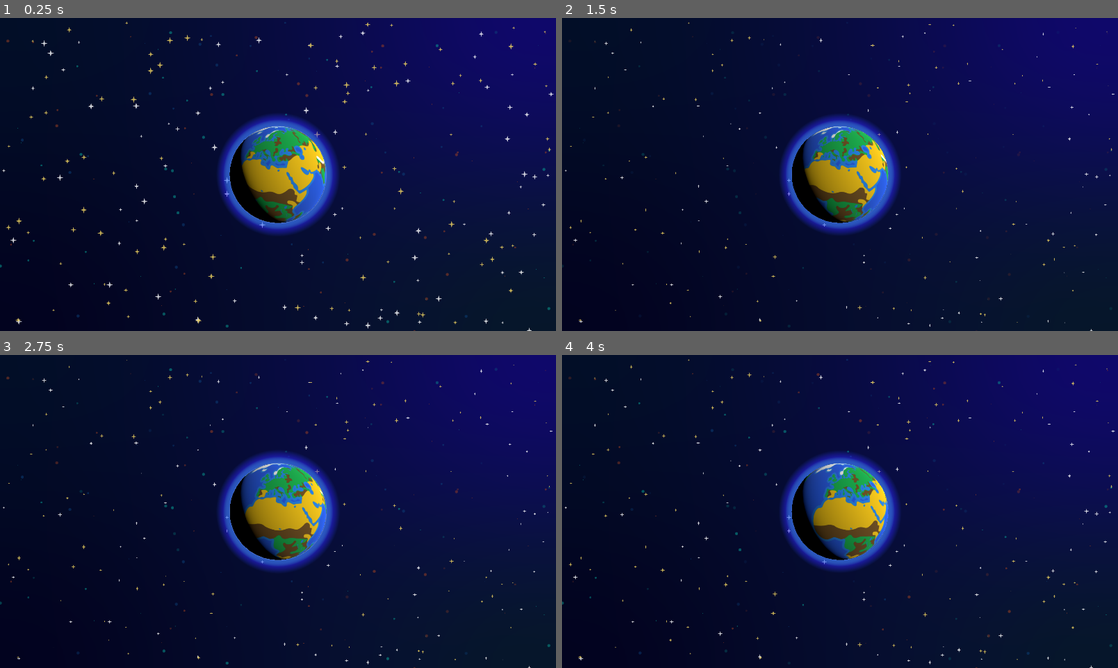
Above: before the commit, frames 1-4 (two rows, left to right).
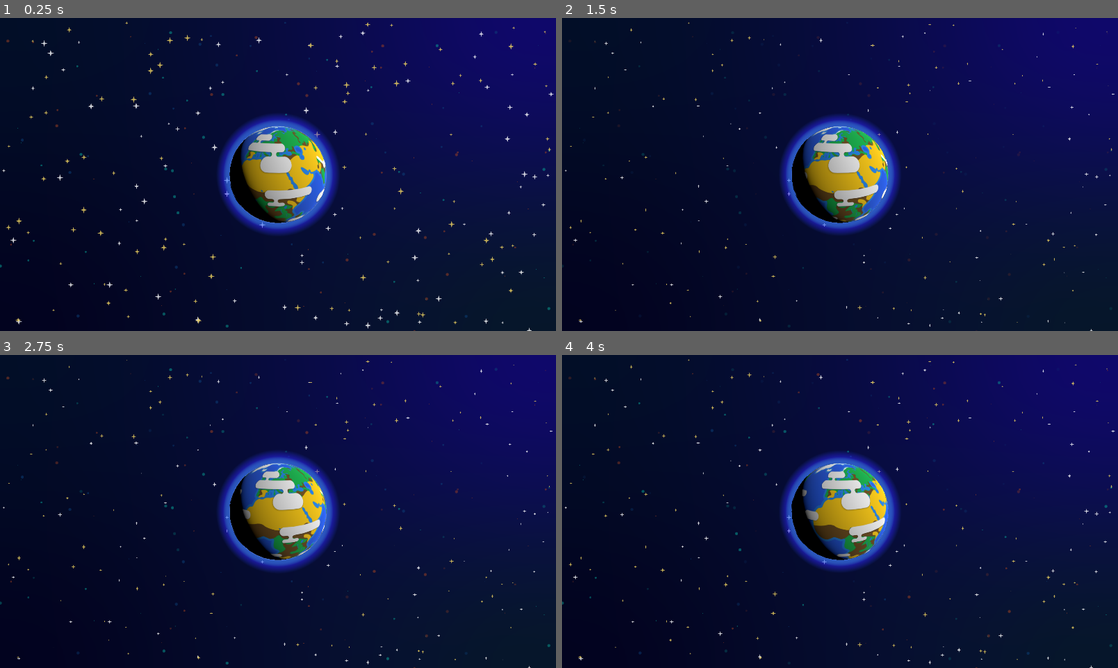
Above: after the commit, the same moments.

Repository: Assasquid/space_junkers
Game: Godot game, scene res://level.tscn
The game is run twice, just before and just after one commit, with the same random seed, the same clock (stepped at 60 frames per second) and the same inputs.
Inputs (mouse positions are in pixels of both pictures, inside the frame that each line leads up to):
- Up to frame 1 (0.25 s): no input
- Up to frame 2 (1.5 s): move the mouse to (962, 158) at 0.52 s; move the mouse to (728, 190) at 1.27 s
- Up to frame 3 (2.75 s): move the mouse to (333, 442) at 2.02 s
- Up to frame 4 (4 s): move the mouse to (812, 574) at 2.77 s; move the mouse to (1006, 558) at 3.52 s

The runs differ from the first frame. In frame 1, 0.9% of the frame differs, in the area x 41-59%, y 37-66%; in frame 2, 0.9%; in frame 3, 0.9%; in frame 4, 0.9%.

Commit message:
Add clouds to Earth.

Diff:
--- a/earth/earth.gd
+++ b/earth/earth.gd
@@ -1,9 +1,12 @@
 extends Node3D
 
-@export var rotation_speed := 0.1
+@export var rotation_speed_earth := 0.1
+@export var rotation_speed_clouds := 0.08
 
-@onready var csg_sphere_3d: CSGSphere3D = $CSGSphere3D
+@onready var earth: CSGSphere3D = $Earth
+@onready var clouds: CSGSphere3D = $Clouds
 
 
 func _process(delta: float) -> void:
-	csg_sphere_3d.rotation.y += rotation_speed * delta
+	earth.rotation.y += rotation_speed_earth * delta
+	clouds.rotation.y += rotation_speed_clouds * delta
--- a/earth/earth.tscn
+++ b/earth/earth.tscn
@@ -1,11 +1,18 @@
-[gd_scene load_steps=7 format=3 uid="uid://ohs4wgkrltcv"]
+[gd_scene load_steps=9 format=3 uid="uid://ohs4wgkrltcv"]
 
 [ext_resource type="Texture2D" uid="uid://dd1sj0yt3lpwd" path="res://earth/Earth42Map.png" id="1_8y6jm"]
 [ext_resource type="Script" path="res://earth/earth.gd" id="1_qk4vd"]
+[ext_resource type="Texture2D" uid="uid://dpt7cbndnjfxj" path="res://earth/Earth42MapCloudsV2.png" id="3_dnepg"]
 [ext_resource type="Shader" uid="uid://0eexvlx0weft" path="res://earth/earth_fresnel.tres" id="3_xlpn8"]
 
-[sub_resource type="StandardMaterial3D" id="StandardMaterial3D_nbthb"]
+[sub_resource type="StandardMaterial3D" id="StandardMaterial3D_dxpa3"]
+transparency = 1
 albedo_texture = ExtResource("1_8y6jm")
+
+[sub_resource type="StandardMaterial3D" id="StandardMaterial3D_1pr36"]
+render_priority = 1
+transparency = 1
+albedo_texture = ExtResource("3_dnepg")
 
 [sub_resource type="ShaderMaterial" id="ShaderMaterial_upnes"]
 render_priority = 0
@@ -24,12 +31,19 @@
 transform = Transform3D(0.42603, -0.414471, 0.804184, -0.263572, 0.793467, 0.54858, -0.865464, -0.445672, 0.228798, 0.88957, 0.433186, 1.31412)
 shadow_enabled = true
 
-[node name="CSGSphere3D" type="CSGSphere3D" parent="."]
+[node name="Earth" type="CSGSphere3D" parent="."]
 transform = Transform3D(-0.953375, 0, 0.301788, 0, 1, 0, -0.301787, 0, -0.953375, 0, 0, 0)
 radius = 2.0
 radial_segments = 42
 rings = 42
-material = SubResource("StandardMaterial3D_nbthb")
+material = SubResource("StandardMaterial3D_dxpa3")
+
+[node name="Clouds" type="CSGSphere3D" parent="."]
+transform = Transform3D(-0.953375, 0, 0.301788, 0, 1, 0, -0.301787, 0, -0.953375, 0, 0, 0)
+radius = 2.02
+radial_segments = 42
+rings = 42
+material = SubResource("StandardMaterial3D_1pr36")
 
 [node name="Camera3D" type="Camera3D" parent="."]
 transform = Transform3D(1, 0, 0, 0, 0.894934, 0.446198, 0, -0.446198, 0.894934, 0, 2, 4)
--- a/project.godot
+++ b/project.godot
@@ -25,3 +25,8 @@
 [editor_plugins]
 
 enabled=PackedStringArray("res://addons/anthonyec.camera_preview/plugin.cfg")
+
+[rendering]
+
+anti_aliasing/quality/msaa_2d=2
+anti_aliasing/quality/screen_space_aa=1
Binary file added: earth/Earth42MapClouds.png
Not shown, added: earth/Earth42MapClouds.png.import
Binary file added: earth/Earth42MapCloudsV2.png
Not shown, added: earth/Earth42MapCloudsV2.png.import
